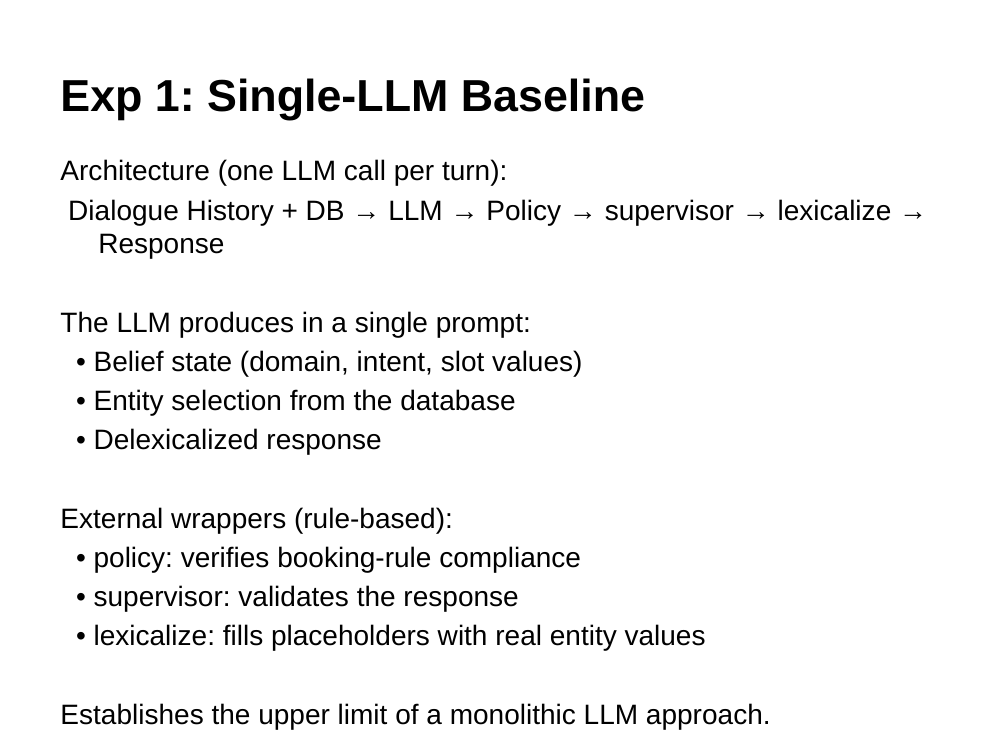
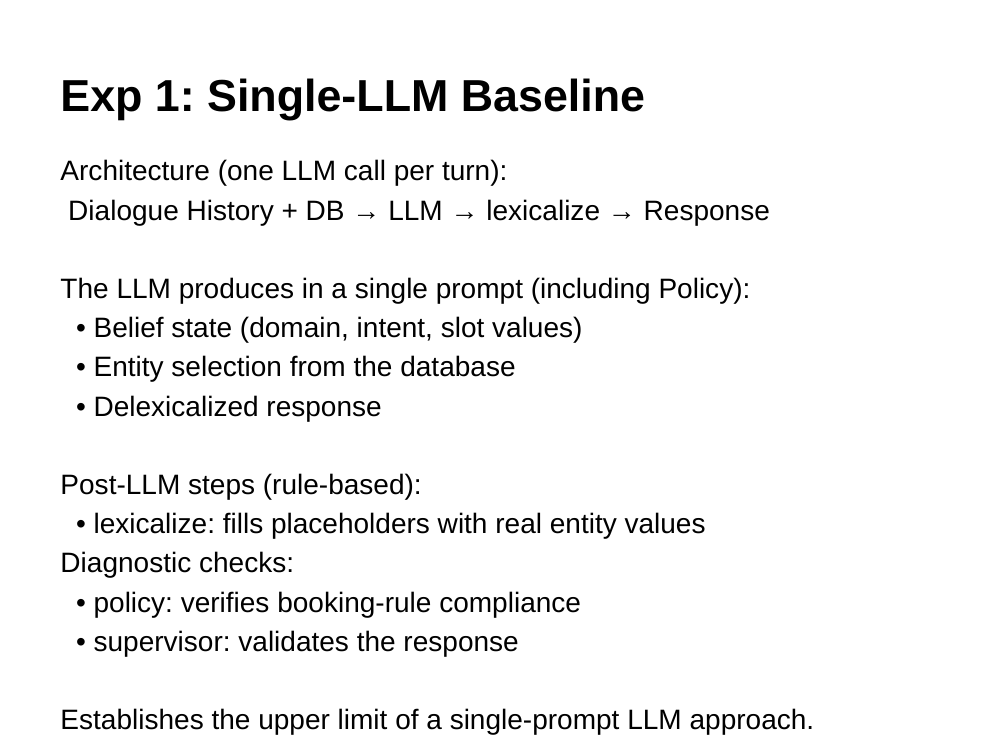
Before and after one commit to GiX007/mlp4cs, a slide deck: slide 7 of docs/presentation.pptx. Drawn at 1008x756 pixels with LibreOffice and Linux fonts; fonts in the diff are those of the drawing. Boxes give left, top, right and bottom in pixels: in the first picture for what was removed or moved away, otherwise in the second. Text is boxed around its words. In the diff, an @@ line names an element or a change of style, - is before the commit and + after.

Commit message:
Update presentation

```diff
--- a/docs/presentation.pptx
+++ b/docs/presentation.pptx
@@ text at (x1=60, y1=199, x2=770, y2=303): text changed @@
-Dialogue History + DB → LLM → Policy → supervisor → lexicalize → Response
-The LLM produces in a single prompt:
+Dialogue History + DB → LLM → lexicalize → Response
+The LLM produces in a single prompt (including Policy):
@@ text at (x1=60, y1=473, x2=706, y2=578): text changed @@
-External wrappers (rule-based):
+Post-LLM steps (rule-based):
+• lexicalize: fills placeholders with real entity values
+Diagnostic checks:
@@ text at (x1=60, y1=708, x2=815, y2=734): text changed @@
-• lexicalize: fills placeholders with real entity values
-Establishes the upper limit of a monolithic LLM approach.
+Establishes the upper limit of a single-prompt LLM approach.
```
Also in this commit, not shown: 1 other slide changed.
